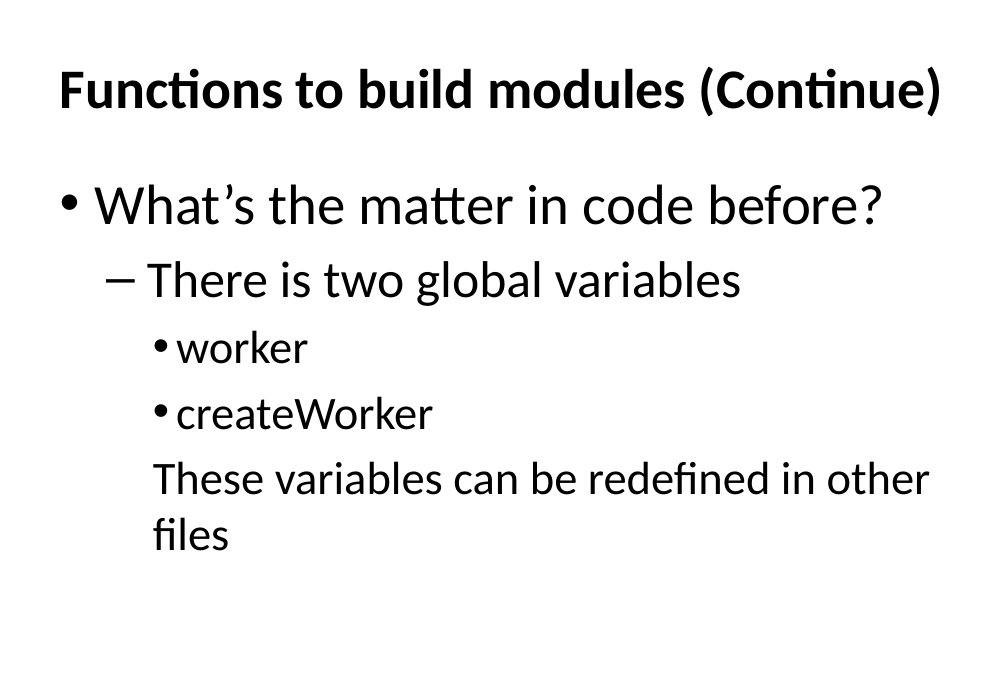
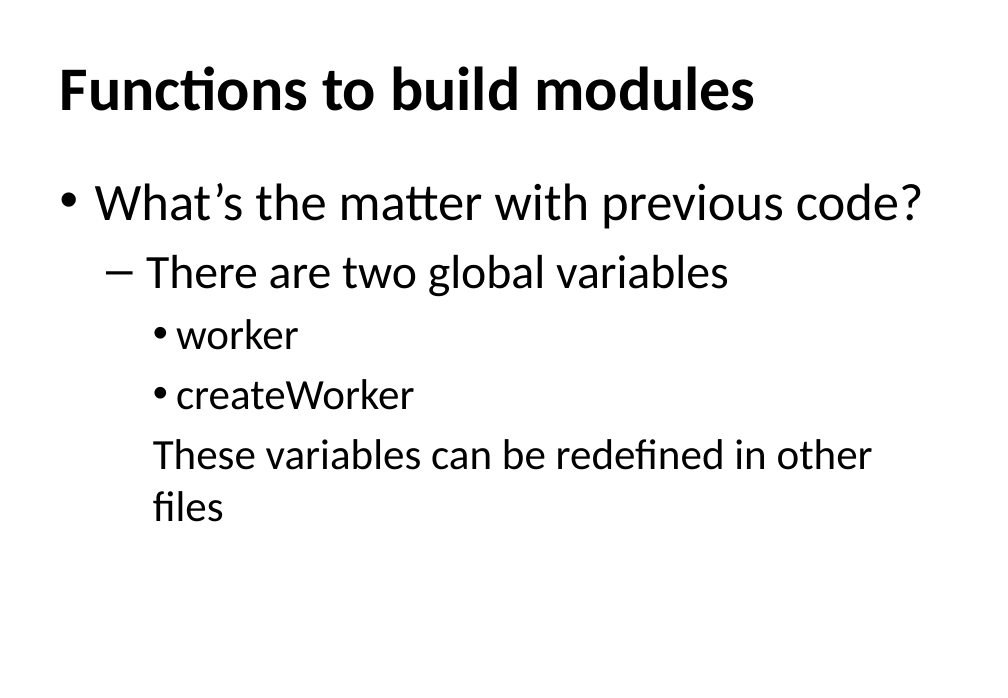
Before and after one commit to monica85rodrigues/presentation-netponto-spa, a slide deck: slide 22 of Relax, it's SPA time.pptx. Drawn at 1008x698 pixels with LibreOffice and Linux fonts; fonts in the diff are those of the drawing; background and template pictures are left out. Boxes give left, top, right and bottom in pixels: in the first picture for what was removed or moved away, otherwise in the second. Text is boxed around its words. In the diff, an @@ line names an element or a change of style, - is before the commit and + after.

Commit message:
Last changes

```diff
--- a/Relax, it's SPA time.pptx
+++ b/Relax, it's SPA time.pptx
@@ title at (60,66,755,111): text changed; size 43.2 to 48 pt @@
-Functions to build modules (Continue)
+Functions to build modules
@@ text at (95,183,924,297): text changed; size 44 to 40.7 pt @@
-• What’s the matter in code before?
-  – There is two global variables
+• What’s the matter with previous code?
+  – There are two global variables
@@ text at (153,319,873,522): size 36 to 33.3 pt in "worker", "createWorker", "These variables can be redefined in other ..." @@
```
Also in this commit, not shown: 8 other slides changed.
